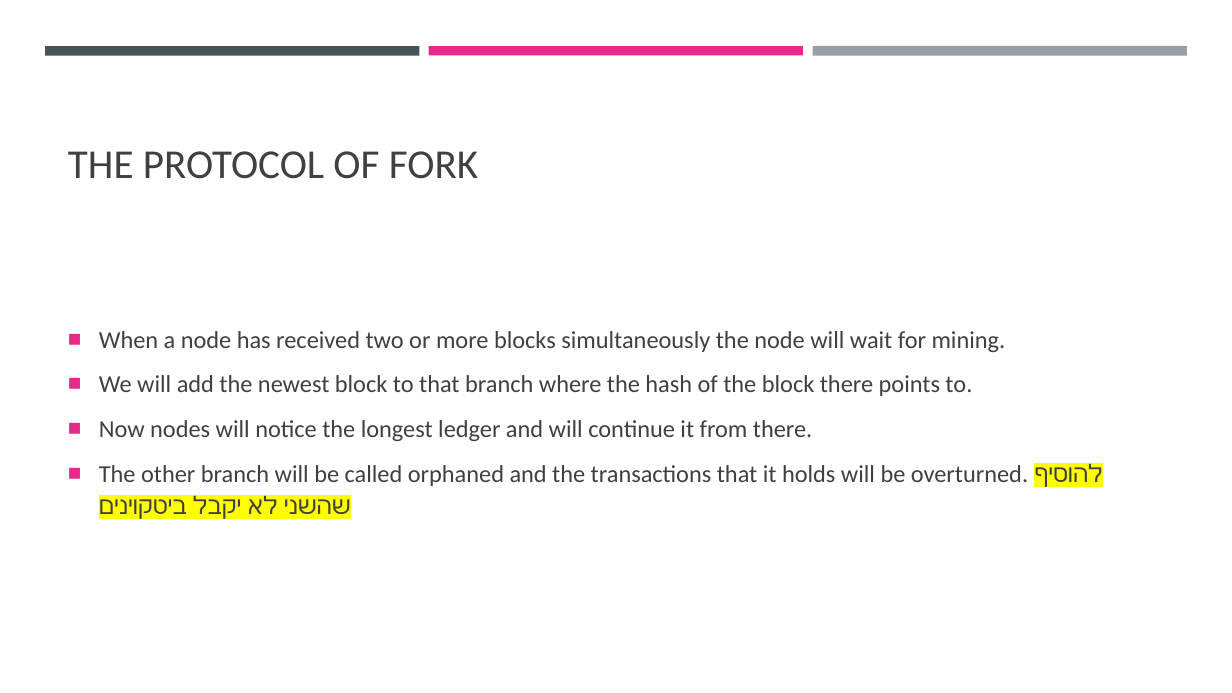
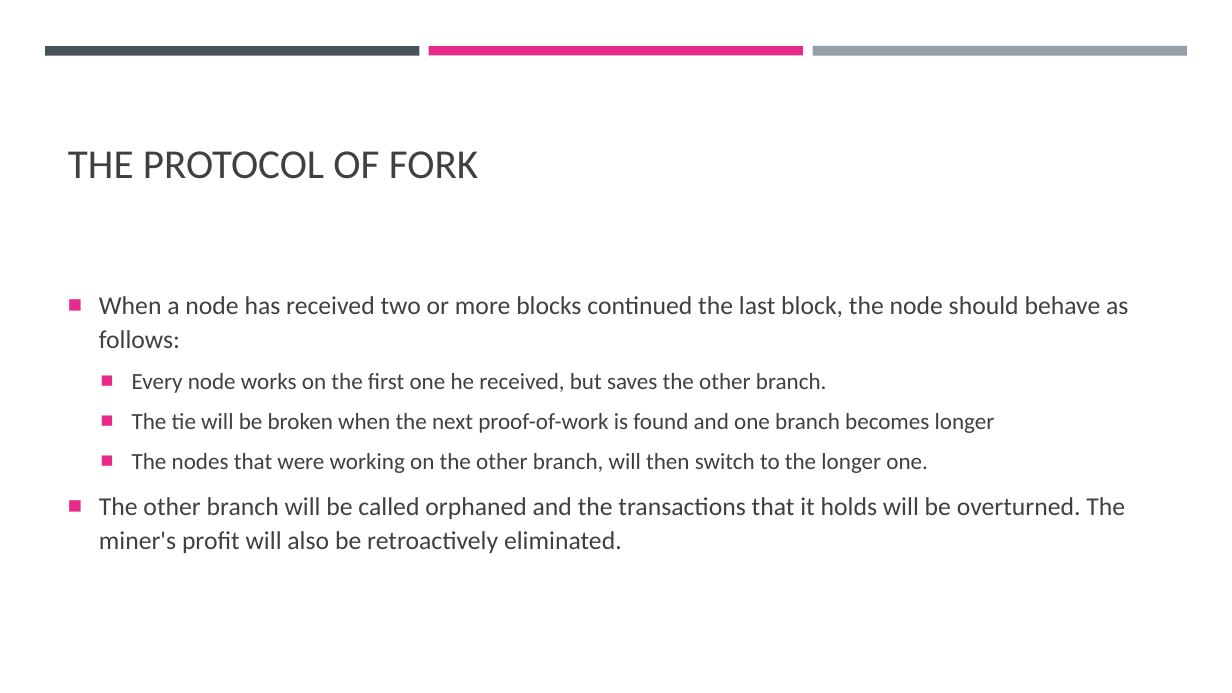
Before and after one commit to cyoni/bitcoin, a slide deck: slide 22 of bitcoin.pptx (slide 21 before the commit). Drawn at 1232x693 pixels with LibreOffice and Linux fonts; fonts in the diff are those of the drawing. Boxes give left, top, right and bottom in pixels: in the first picture for what was removed or moved away, otherwise in the second. Text is boxed around its words. In the diff, an @@ line names an element or a change of style, - is before the commit and + after.

```diff
--- a/bitcoin.pptx
+++ b/bitcoin.pptx
@@ text at (99,296,1128,553): text changed; size 19 to 20 pt @@
-■ When a node has received two or more blocks simultaneously the node will wait for mining.
-■ We will add the newest block to that branch where the hash of the block there points to.
-■ Now nodes will notice the longest ledger and will continue it from there.
-■ The other branch will be called orphaned and the transactions that it holds will be overturned. להוסיף שהשני לא יקבל ביטקוינים
+■ When a node has received two or more blocks continued the last block, the node should behave as follows:
+  ■ Every node works on the first one he received, but saves the other branch.
+  ■ The tie will be broken when the next proof-of-work is found and one branch becomes longer
+  ■ The nodes that were working on the other branch, will then switch to the longer one.
+■ The other branch will be called orphaned and the transactions that it holds will be overturned. The miner's profit will also be retroactively eliminated.
```
Also in this commit, not shown: 25 other slides changed, 24 slides added, 3 slides removed.
